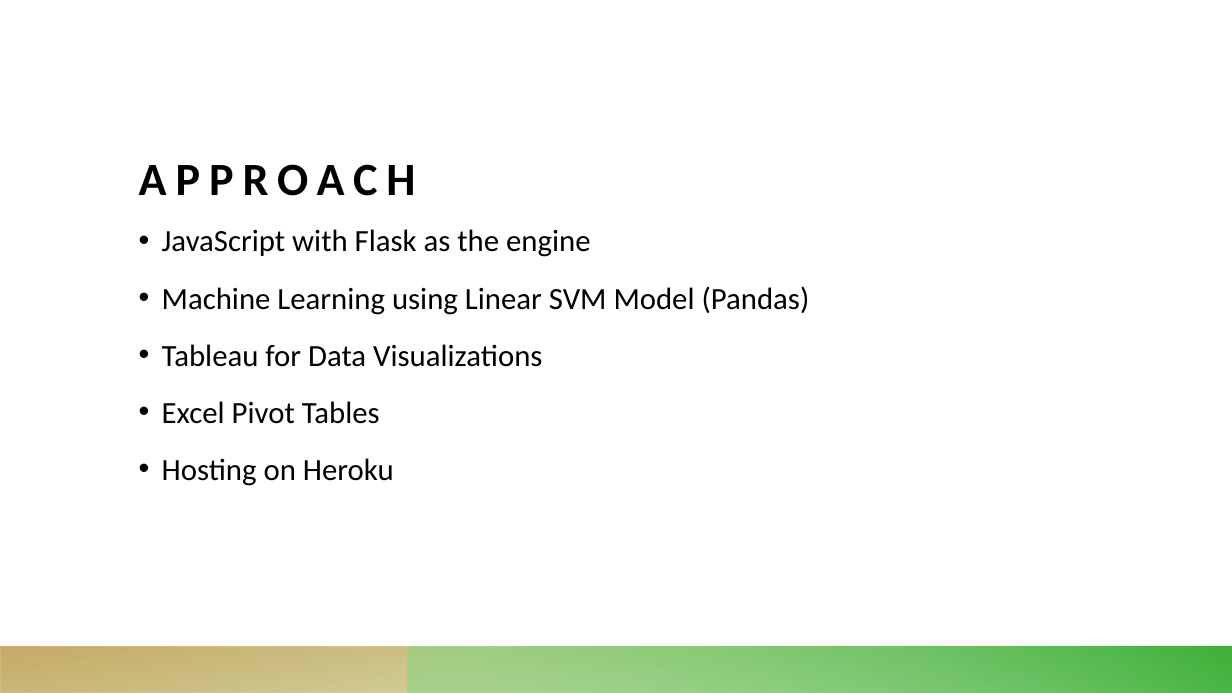
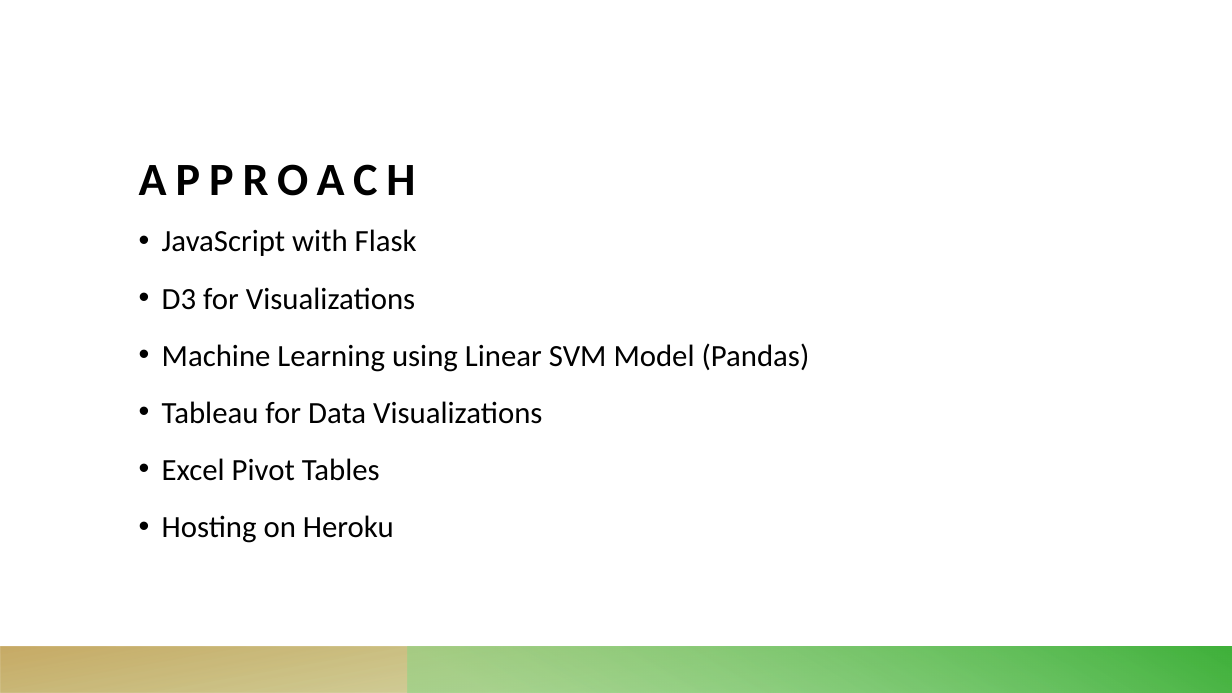
Before and after one commit to atpappa/FinalProject, a slide deck: slide 2 of Final project Presentation.pptx. Drawn at 1232x693 pixels with LibreOffice and Linux fonts; fonts in the diff are those of the drawing. Boxes give left, top, right and bottom in pixels: in the first picture for what was removed or moved away, otherwise in the second. Text is boxed around its words. In the diff, an @@ line names an element or a change of style, - is before the commit and + after.

```diff
--- a/Final project Presentation.pptx
+++ b/Final project Presentation.pptx
@@ text at <box>162,229,417,310</box>: text changed @@
-• JavaScript with Flask as the engine
+• JavaScript with Flask
+• D3 for Visualizations
```
Also in this commit, not shown: 2 other slides changed, 1 slide added.
